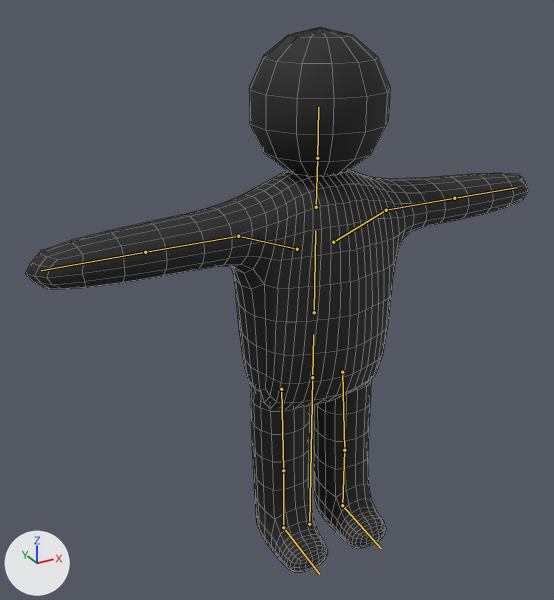
The FBX model Assets/FBX/Player.fbx, before and after one commit.
Camera for both pictures: a 50 mm lens placed at (-8.26, -13.29, 13.06), pointed at (-1.2, -0.45, 6.64). The lights are fixed; the arrows at lower left show +X, +Y and +Z. The bones that bend it are drawn over the model as lines. Mesh edges are drawn as thin lines.

In view in the first picture: 'Player'.
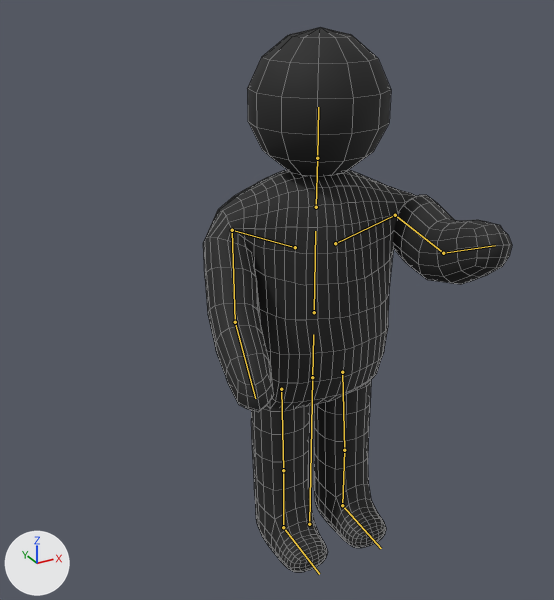
The newer file adds an action. The first version stands in its rest pose; the second is drawn at frame 11 of the action 'Armature|Work'.

Changed parts and their boxes [x1, y1, x2, y2] in the pictures (554 x 600 px):
'Player', posed (38% narrower): before [25, 27, 528, 572]; after [203, 27, 512, 572]
bone 'UpperArm.L', root to tip: before (386, 210) to (454, 198); after (395, 215) to (443, 253)
bone 'LowerArm.L', root to tip: before (454, 198) to (516, 187); after (443, 253) to (495, 245)
bone 'UpperArm.R', root to tip: before (238, 236) to (145, 252); after (232, 230) to (235, 322)
bone 'LowerArm.R', root to tip: before (145, 252) to (41, 270); after (235, 322) to (255, 398)

What the commit changed:
Bone 'Chest' (bone_chest) turns from (0, 0, 0) to (0, -12, 0) degrees about its own x, y and z.
Bone 'UpperArm.L' (bone_upperarm_l) turns from (0, 0, 0) to (84, -5, -93) degrees about its own x, y and z.
Bone 'LowerArm.L' (bone_lowerarm_l) turns from (0, 0, 0) to (29, 2, -7) degrees about its own x, y and z.
Bone 'UpperArm.R' (bone_upperarm_r) turns from (0, 0, 0) to (41, 11, 89) degrees about its own x, y and z.
Bone 'LowerArm.R' (bone_lowerarm_r) turns from (0, 0, 0) to (28, 0, 9) degrees about its own x, y and z.
